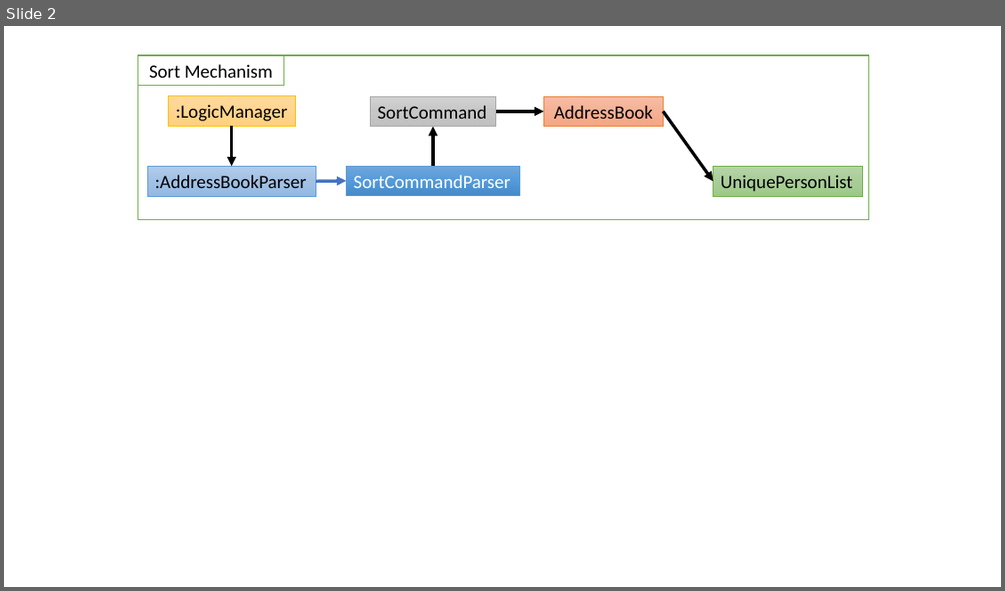
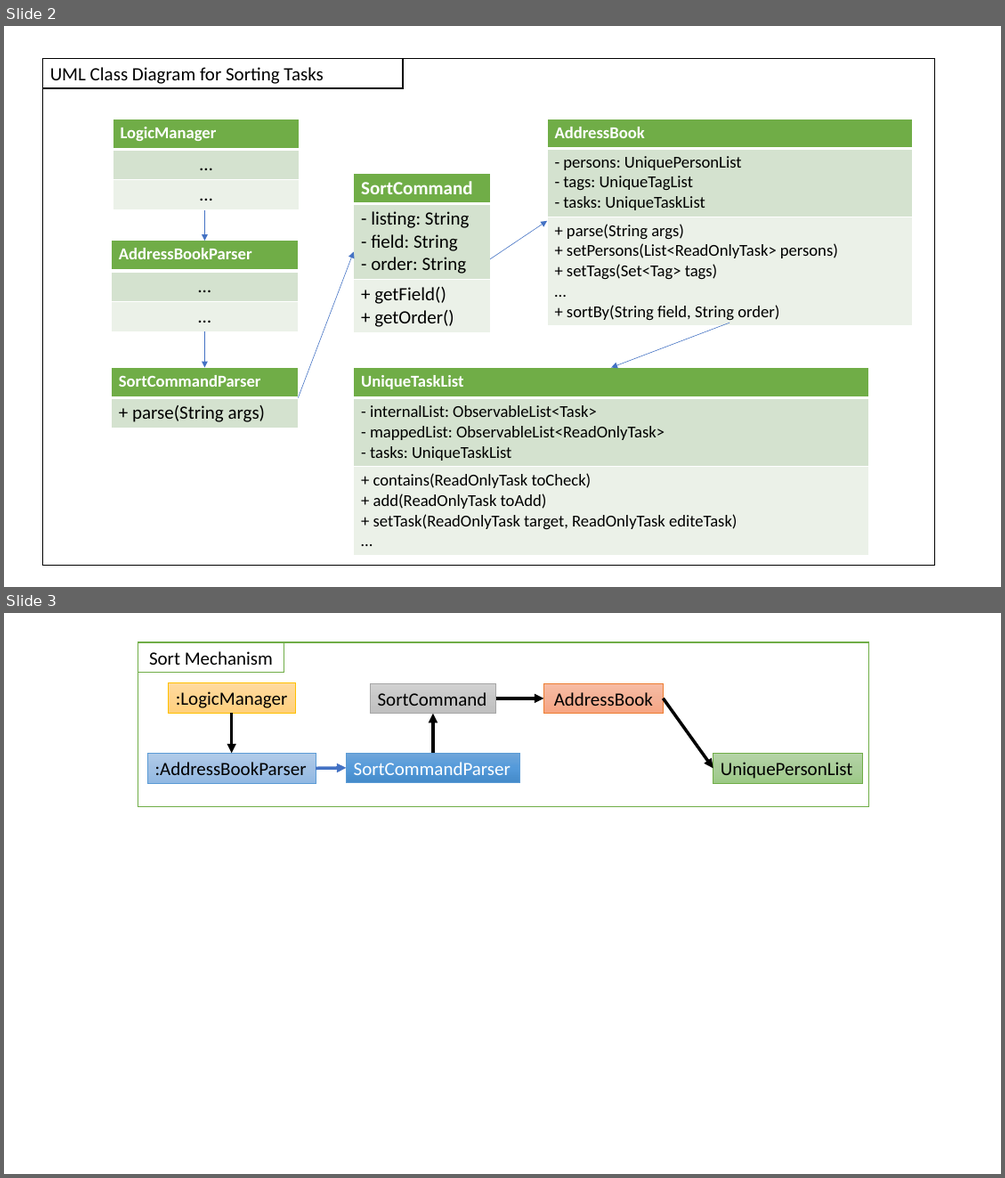
Before and after one commit to wangyiming1019/main, a slide deck: docs/diagrams/SortCommandDiagrams.pptx. Shown one above the other, each under a label of ours: slide 2 before the commit, slides 2 and 3 after it. The pictures are 1005x591 and 1005x1178 pixels, drawn with LibreOffice and Linux fonts; fonts in the diff are those of the drawing. Boxes give left, top, right and bottom in pixels: in the first picture for what was removed or moved away, otherwise in the second. Text is boxed around its words. In the diff, an @@ line names an element or a change of style, - is before the commit and + after.

Commit message:
[SORTCOMMAND][DEVDOCS] Updated developer docs for sort command

```diff
--- a/docs/diagrams/SortCommandDiagrams.pptx
+++ b/docs/diagrams/SortCommandDiagrams.pptx
@@ slide 2 added at <box>4,26,1001,587</box>, background #FFFFFF @@
@@ rectangle added at <box>43,58,935,565</box>, fill #FFFFFF, outline #000000 1 pt @@
@@ rectangle added at <box>43,58,403,88</box>, fill #FFFFFF, outline #000000 1 pt, 18 pt, text #000000 @@
+UML Class Diagram for Sorting Tasks
@@ table added at <box>113,119,299,210</box>, 3 rows, 1 columns @@
+LogicManager
+…
+…
@@ table added at <box>547,119,912,324</box>, 3 rows, 1 columns @@
+AddressBook
+- persons: UniquePersonList / - tags: UniqueTagList / - tasks: UniqueTaskList
++ parse(String args) / + setPersons(List<ReadOnlyTask> persons) / + setTags(Set<Tag> tags) / … / + sortBy(String field, String order)
@@ table added at <box>354,174,490,331</box>, 3 rows, 1 columns @@
+SortCommand
+- listing: String / - field: String / - order: String
++ getField() / + getOrder()
@@ arrow added from (204, 210) to (204, 240), #4472C4 0.5 pt @@
@@ arrow added from (490, 259) to (547, 221), #4472C4 0.5 pt @@
@@ table added at <box>111,240,298,332</box>, 3 rows, 1 columns @@
+AddressBookParser
+…
+…
@@ arrow added from (298, 398) to (354, 252), #4472C4 0.5 pt @@
@@ arrow added from (204, 332) to (204, 368), #4472C4 0.5 pt @@
@@ arrow added from (729, 323) to (611, 368), #4472C4 0.5 pt @@
@@ table added at <box>111,368,298,428</box>, 2 rows, 1 columns @@
+SortCommandParser
++ parse(String args)
@@ table added at <box>354,368,869,553</box>, 3 rows, 1 columns @@
+UniqueTaskList
+- internalList: ObservableList<Task> / - mappedList: ObservableList<ReadOnlyTask> / - tasks: UniqueTaskList
++ contains(ReadOnlyTask toCheck) / + add(ReadOnlyTask toAdd) / + setTask(ReadOnlyTask target, ReadOnlyTask editeTask) / …
@@ what was slide 2 is now slide 3 @@
```
Also in this commit, not shown: 1 slide changed, 4 other files.
